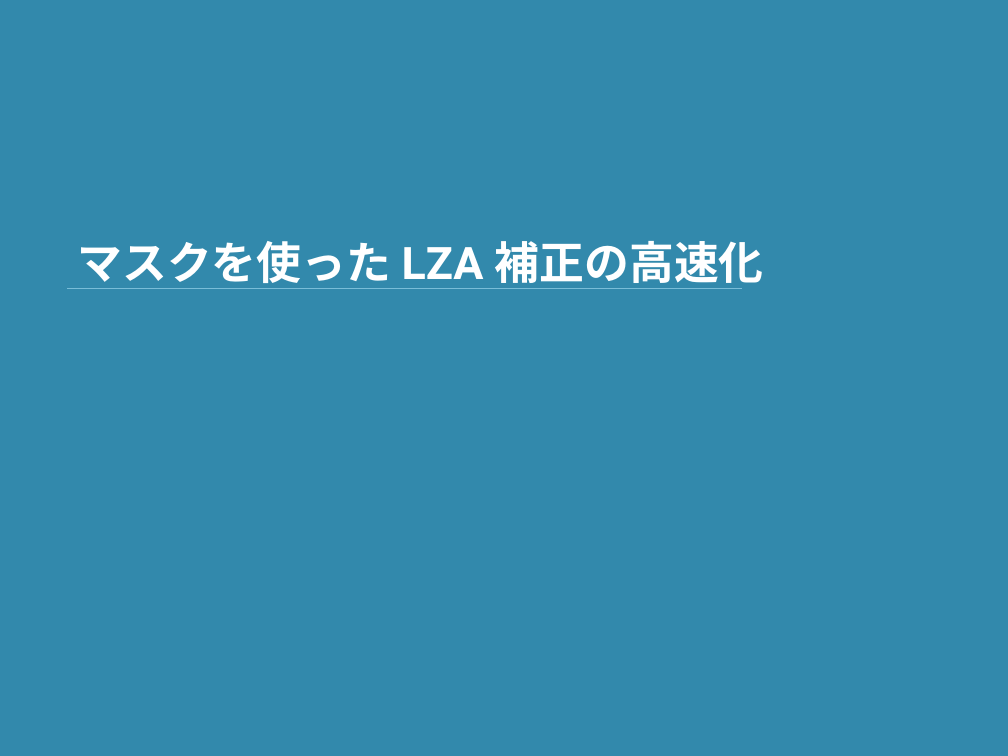
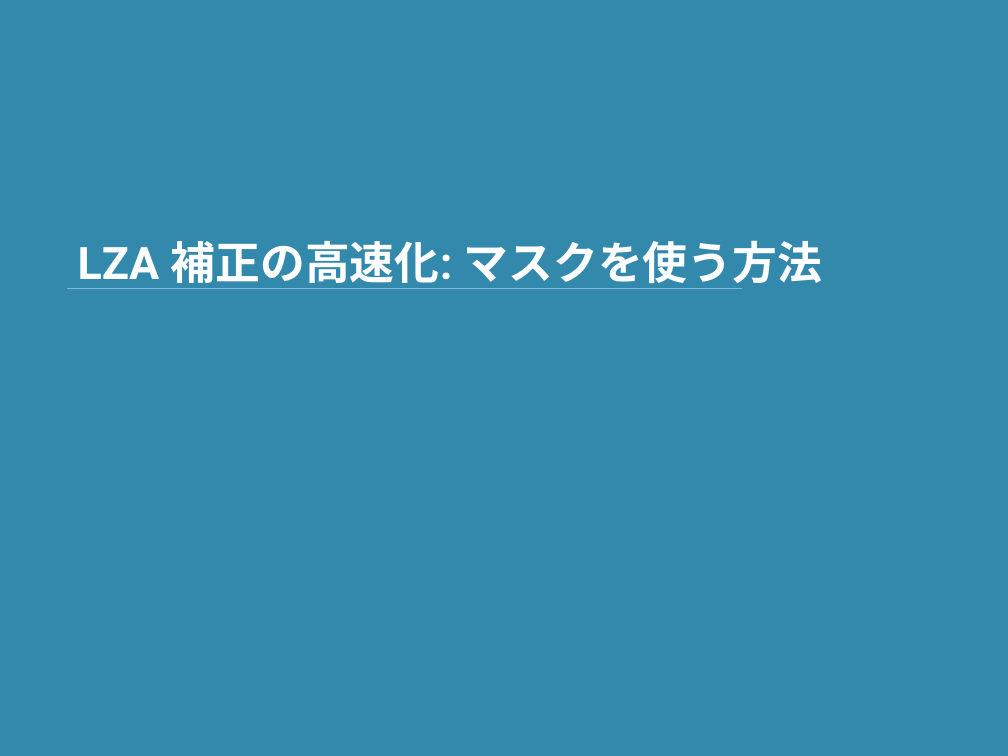
Before and after one commit to shioyadan/advanced-computer-organization, a slide deck: slide 20 of aco-shioya-appendix-fpu.pptx. Drawn at 1008x756 pixels with LibreOffice and Linux fonts; fonts in the diff are those of the drawing. Boxes give left, top, right and bottom in pixels: in the first picture for what was removed or moved away, otherwise in the second. Text is boxed around its words. In the diff, an @@ line names an element or a change of style, - is before the commit and + after.

```diff
--- a/aco-shioya-appendix-fpu.pptx
+++ b/aco-shioya-appendix-fpu.pptx
@@ title at [78, 240, 823, 289]: text changed @@
-マスクを使った LZA 補正の高速化
+LZA 補正の高速化: マスクを使う方法
```
Also in this commit, not shown: 4 other slides changed, 6 slides added.
